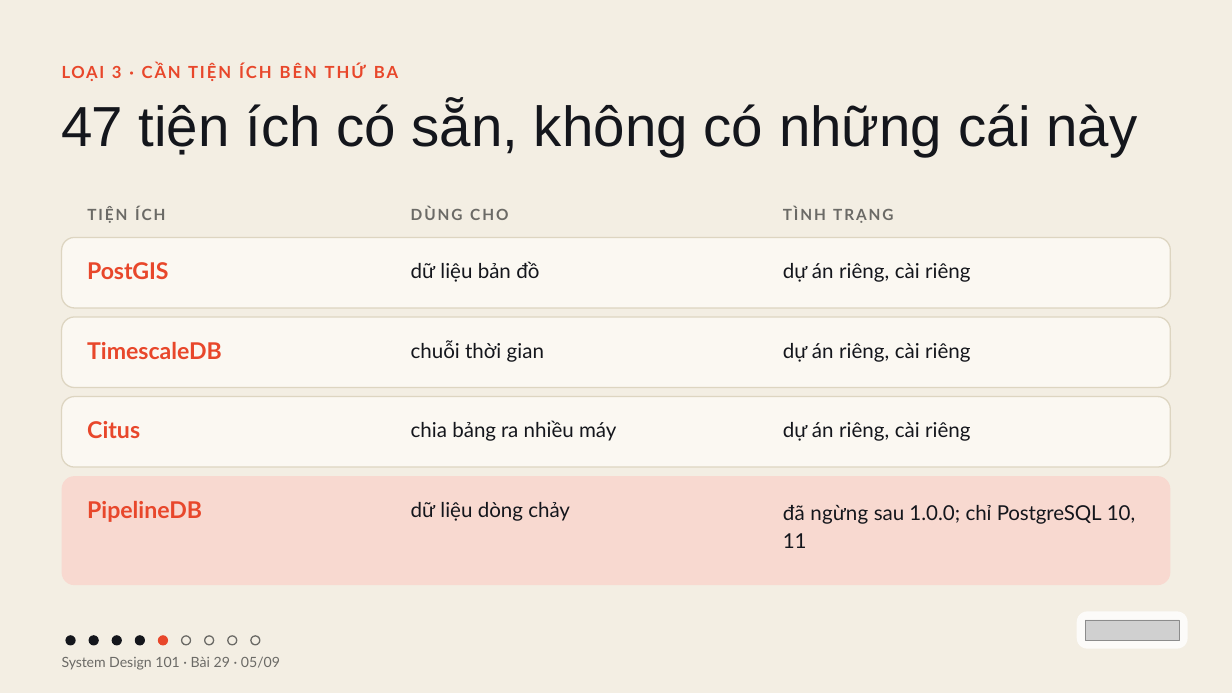
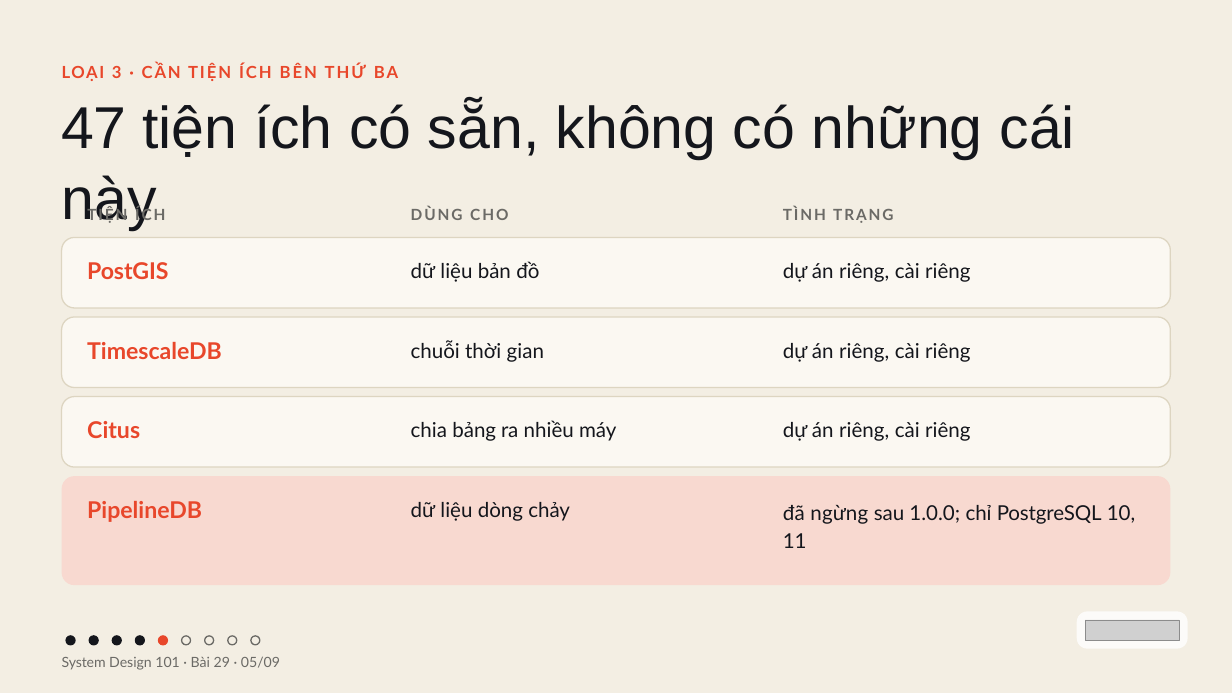
Before and after one commit to vohoailinh90/tool-marketing-studio, a slide deck: slide 5 of system-design-101/vi/lessons/sd-04-029/slides/sd-04-029.pptx. Drawn at 1232x693 pixels with LibreOffice and Linux fonts; fonts in the diff are those of the drawing; grey boxes stand for pictures. Boxes give left, top, right and bottom in pixels: in the first picture for what was removed or moved away, otherwise in the second. Text is boxed around its words. In the diff, an @@ line names an element or a change of style, - is before the commit and + after.

```diff
--- a/system-design-101/vi/lessons/sd-04-029/slides/sd-04-029.pptx
+++ b/system-design-101/vi/lessons/sd-04-029/slides/sd-04-029.pptx
@@ text "47 tiện ích có sẵn, ..." at bbox=[62, 101, 1075, 230]: size 66 to 69 pt; letter spacing -1.5 to -1.6 pt in "47"; letter spacing 0 to 0.1 pt in "tiện" @@
```
Also in this commit, not shown: 3 other slides changed, 4 other files.
